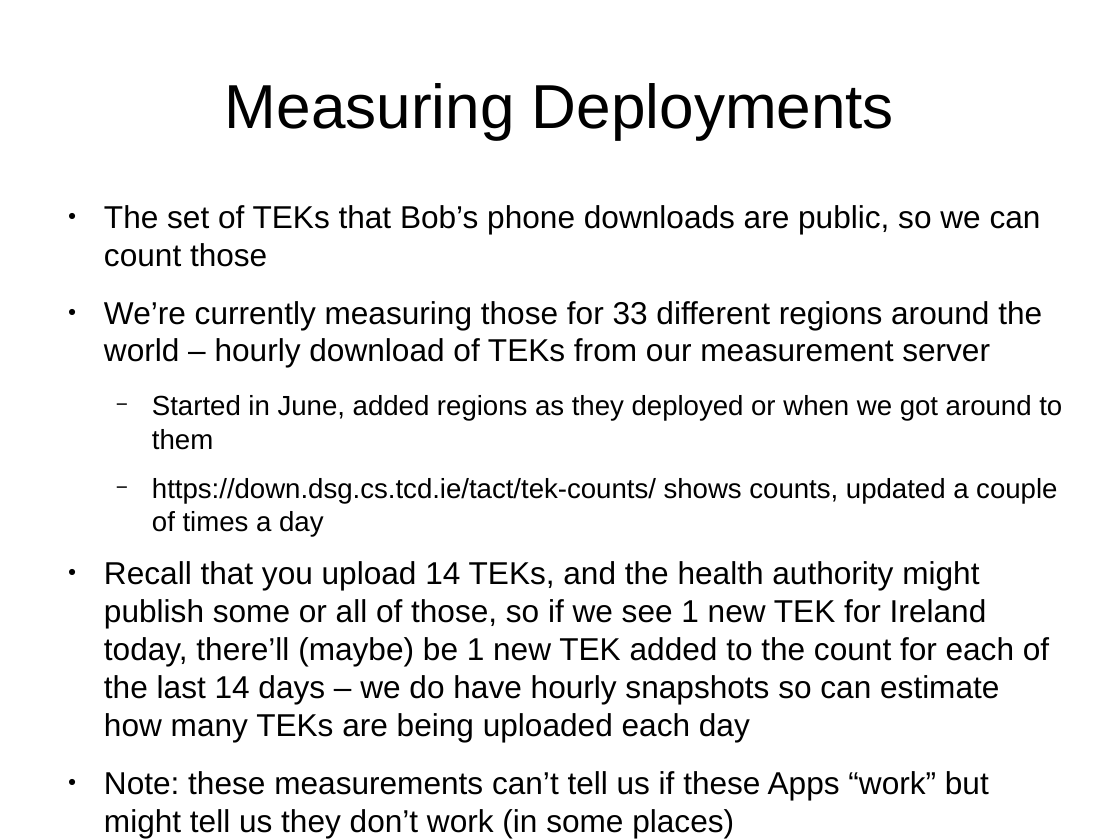
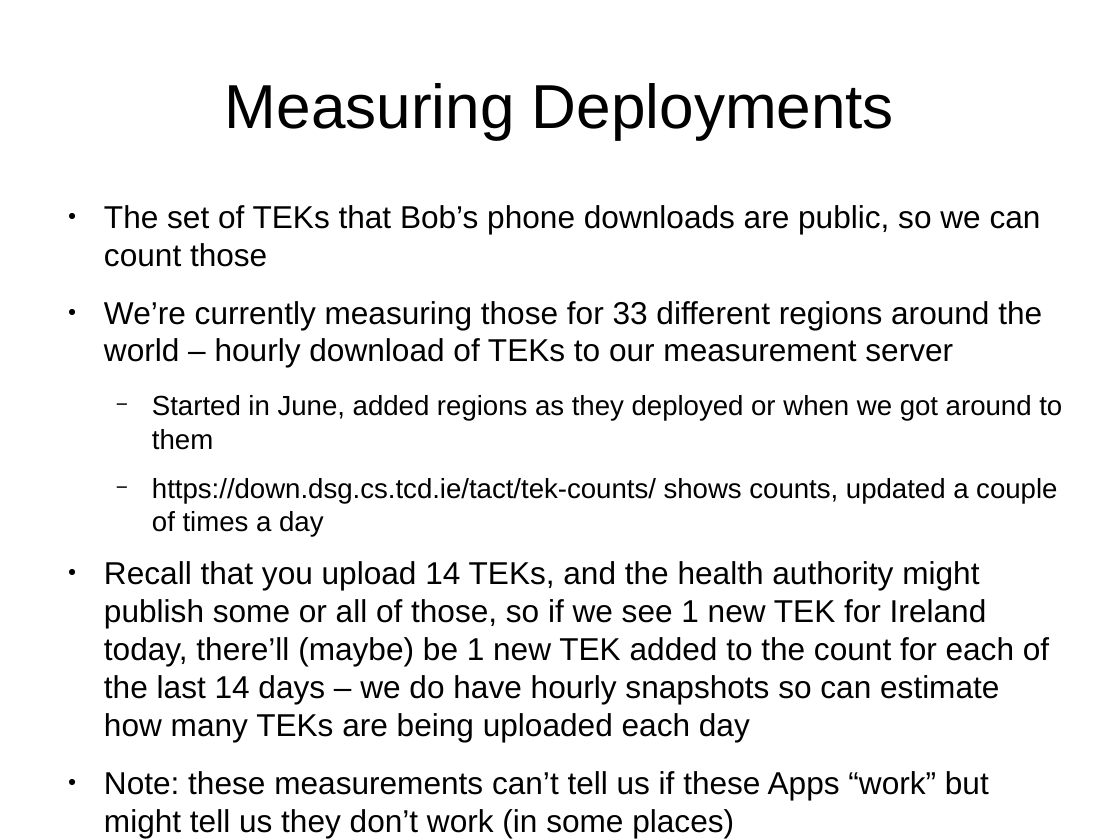
Before and after one commit to sftcd/witidtm, a slide deck: slide 22 of lectures/2020-2021/900-covid.odp. Drawn at 1120x840 pixels with LibreOffice and Linux fonts; fonts in the diff are those of the drawing; background and template pictures are left out. Boxes give left, top, right and bottom in pixels: in the first picture for what was removed or moved away, otherwise in the second. Text is boxed around its words. In the diff, an @@ line names an element or a change of style, - is before the commit and + after.

```diff
--- a/lectures/2020-2021/900-covid.odp
+++ b/lectures/2020-2021/900-covid.odp
@@ text at (x1=104, y1=301, x2=1042, y2=367): text changed @@
-● We’re currently measuring those for 33 different regions around the world – hourly download of TEKs from our measurement server
+● We’re currently measuring those for 33 different regions around the world – hourly download of TEKs to our measurement server
```
Also in this commit, not shown: 2 other slides changed, 3 slides added, 2 other files.
